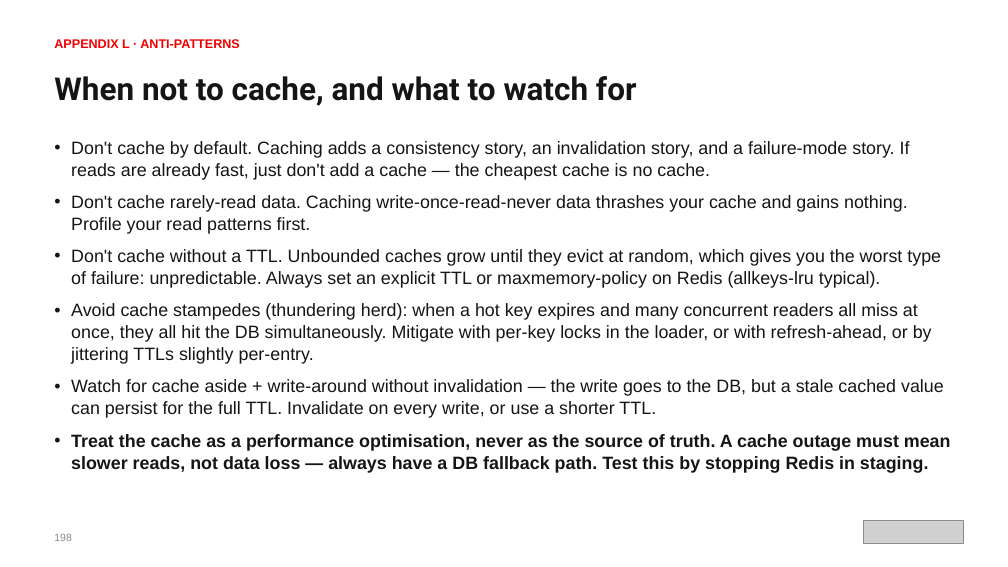
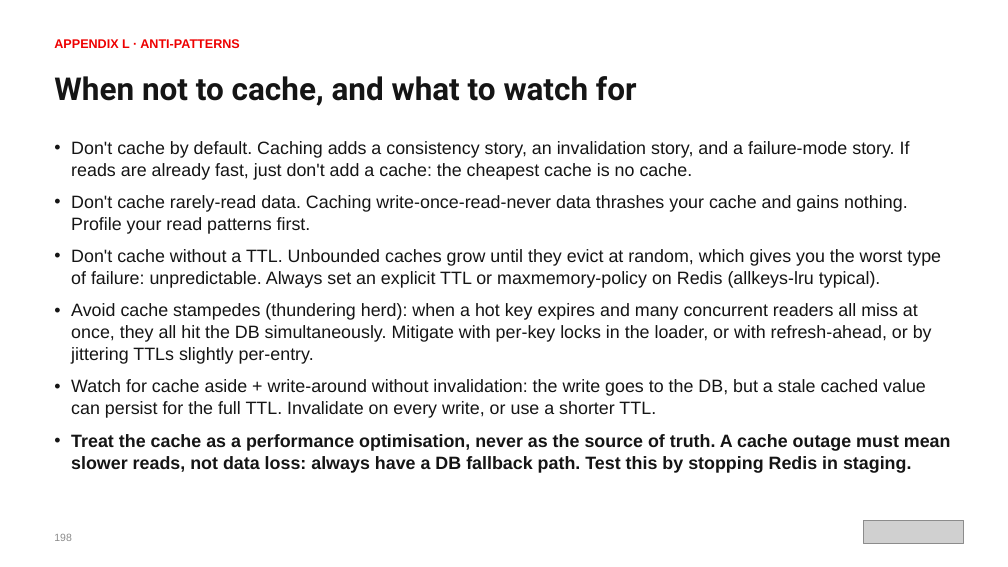
Before and after one commit to patterncatalyst/cloud-native-design-patterns, a slide deck: slide 224 of lgtm-presentation/Designing-Cloud-Native-APIs-Python.pptx. Drawn at 1008x567 pixels with LibreOffice and Linux fonts; fonts in the diff are those of the drawing; grey boxes stand for pictures. Boxes give left, top, right and bottom in pixels: in the first picture for what was removed or moved away, otherwise in the second. Text is boxed around its words. In the diff, an @@ line names an element or a change of style, - is before the commit and + after.

```diff
--- a/lgtm-presentation/Designing-Cloud-Native-APIs-Python.pptx
+++ b/lgtm-presentation/Designing-Cloud-Native-APIs-Python.pptx
@@ text at box(71, 141, 910, 180): text changed @@
-• Don't cache by default. Caching adds a consistency story, an invalidation story, and a failure-mode story. If reads are already fast, just don't add a cache — the cheapest cache is no cache.
+• Don't cache by default. Caching adds a consistency story, an invalidation story, and a failure-mode story. If reads are already fast, just don't add a cache: the cheapest cache is no cache.
@@ text at box(71, 379, 951, 473): text changed @@
-• Watch for cache aside + write-around without invalidation — the write goes to the DB, but a stale cached value can persist for the full TTL. Invalidate on every write, or use a shorter TTL.
-• Treat the cache as a performance optimisation, never as the source of truth. A cache outage must mean slower reads, not data loss — always have a DB fallback path. Test this by stopping Redis in staging.
+• Watch for cache aside + write-around without invalidation: the write goes to the DB, but a stale cached value can persist for the full TTL. Invalidate on every write, or use a shorter TTL.
+• Treat the cache as a performance optimisation, never as the source of truth. A cache outage must mean slower reads, not data loss: always have a DB fallback path. Test this by stopping Redis in staging.
```
Also in this commit, not shown: 144 other slides changed, 2 other files.
